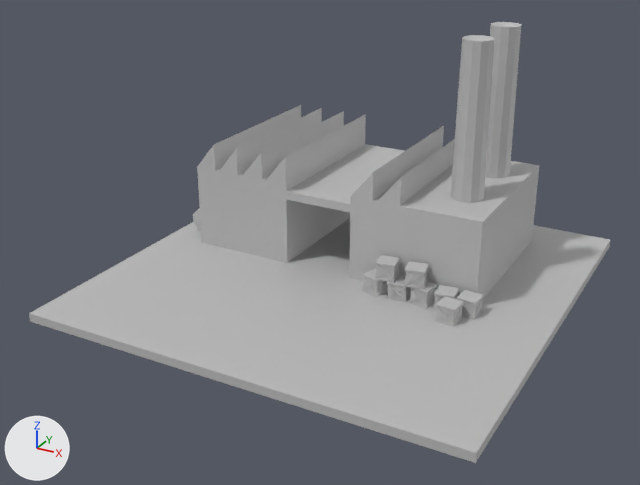
An edit to the FBX model Assets/Model/Factory15.fbx, drawn before and after from the same camera.
Camera for both pictures: a camera (50 mm lens) standing at (4.25, -8.35, 4.54) and looking at (-0.09, -0.44, 0.59). Lighting does not change. The marker at lower left points along +X, +Y and +Z. Where no turn or scale is listed for an object, it has been applied to the vertices. Vertices at the same position are counted once.
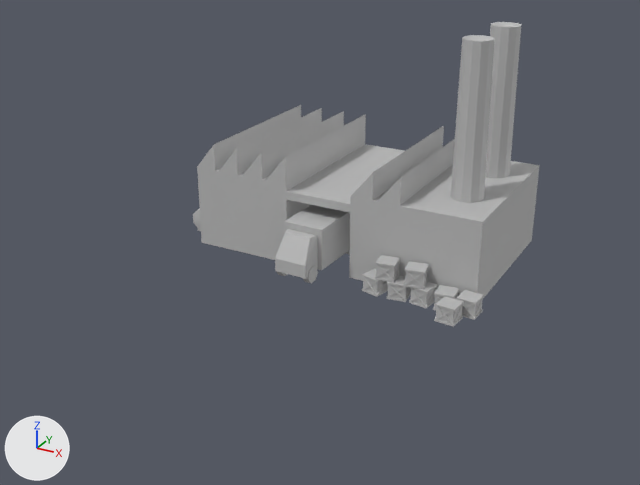
Location of each change, (x1, y1, x2, y2) in pixels of the pictures (640 x 485 px):
'pCube53', reshaped (40% narrower, 31% shorter)
    before: (29, 22, 611, 463)
    after: (193, 22, 540, 327)
'solid', added
    after: (275, 205, 350, 283)
part 1 of me_mesh, deleted
    before: (29, 218, 611, 463)

Edits to the bpy script that builds the scene:
```text
Add mat_lambert3:
    mat_lambert3 = principled_material('lambert3')
    mat_lambert3.base_color = (0.5, 0.5, 0.5)  # grey #bcbcbc
Change me_mesh:
    where me_mesh.from_pydata(...)  # 1689 vertices, 1325 faces; spans x -2.5..2.5, y -2.5..2.5, z 0.0..2.85
    used by ob_pcube53; location = (0.0, 0.0, -0.05)
    me_mesh part 1: the loose piece of 8 vertices spanning x -2.5..2.5, y -2.5..2.5, z 0.0..0.1 is deleted
Add me_mesh_001:
    me_mesh_001.from_pydata(...)  # 78 vertices, 85 faces; spans x -0.286..0.251, y -0.837..0.558, z 0.0..0.593
    me_mesh_001.materials.append(mat_lambert3)  # grey #bcbcbc
Add ob_solid:
    ob_solid = bpy.data.objects.new('solid', me_mesh_001)
    ob_solid.location = (-0.31, 0.18, 0.13)
```
